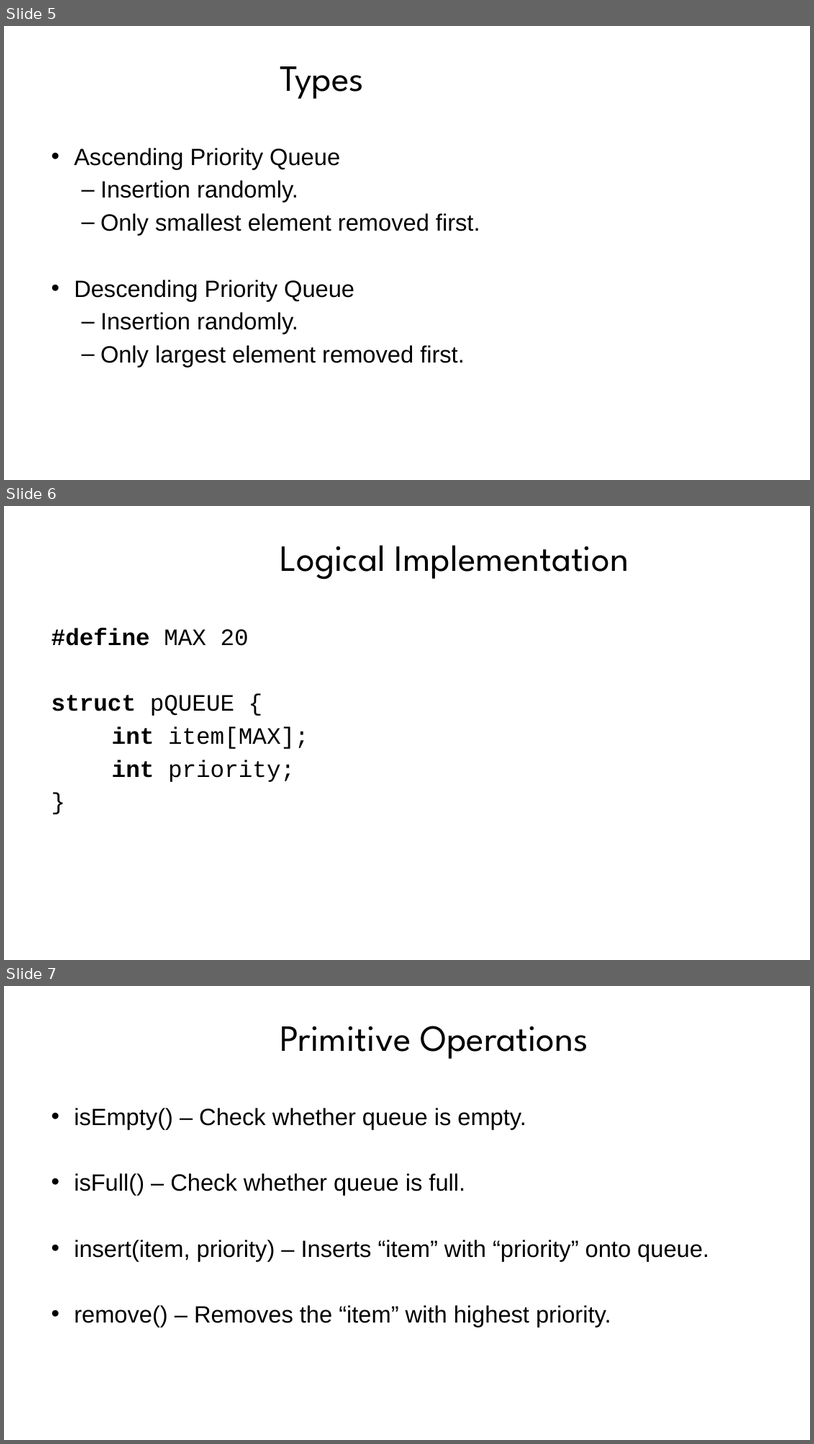
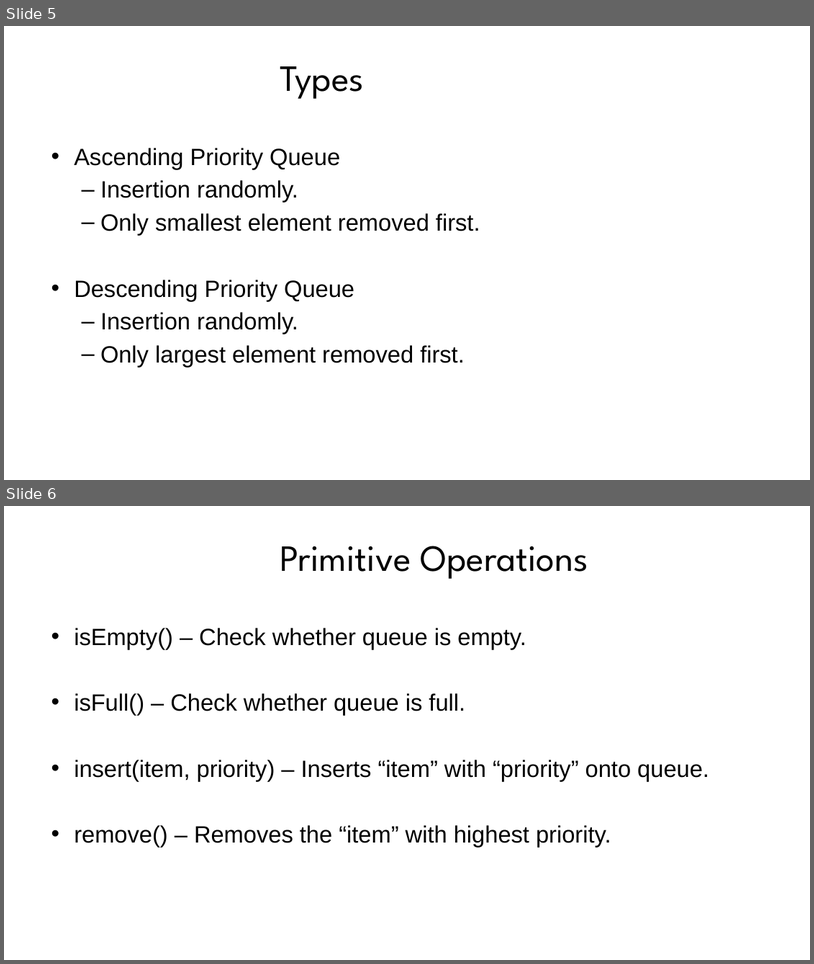
Before and after one commit to praash47/dsa, a slide deck: priority_queue.pptx. Shown one above the other, each under a label of ours: slides 5, 6 and 7 before the commit, slides 5 and 6 after it. The pictures are 814x1444 and 814x964 pixels, drawn with LibreOffice and Linux fonts; fonts in the diff are those of the drawing; background and template pictures are left out. Boxes give left, top, right and bottom in pixels: in the first picture for what was removed or moved away, otherwise in the second. Text is boxed around its words. In the diff, an @@ line names an element or a change of style, - is before the commit and + after.

```diff
--- a/priority_queue.pptx
+++ b/priority_queue.pptx
@@ slide 6 removed at [4,506,810,960], background picture (left out) @@
@@ title removed at [280,545,629,579] @@
-Logical Implementation
@@ text removed at [52,628,309,782] @@
-#define MAX 20
-struct pQUEUE {
-int item[MAX];
-int priority;
-}
@@ what was slide 7 is now slide 6 @@
```
Also in this commit, not shown: 1 slide changed, 3 other files.
